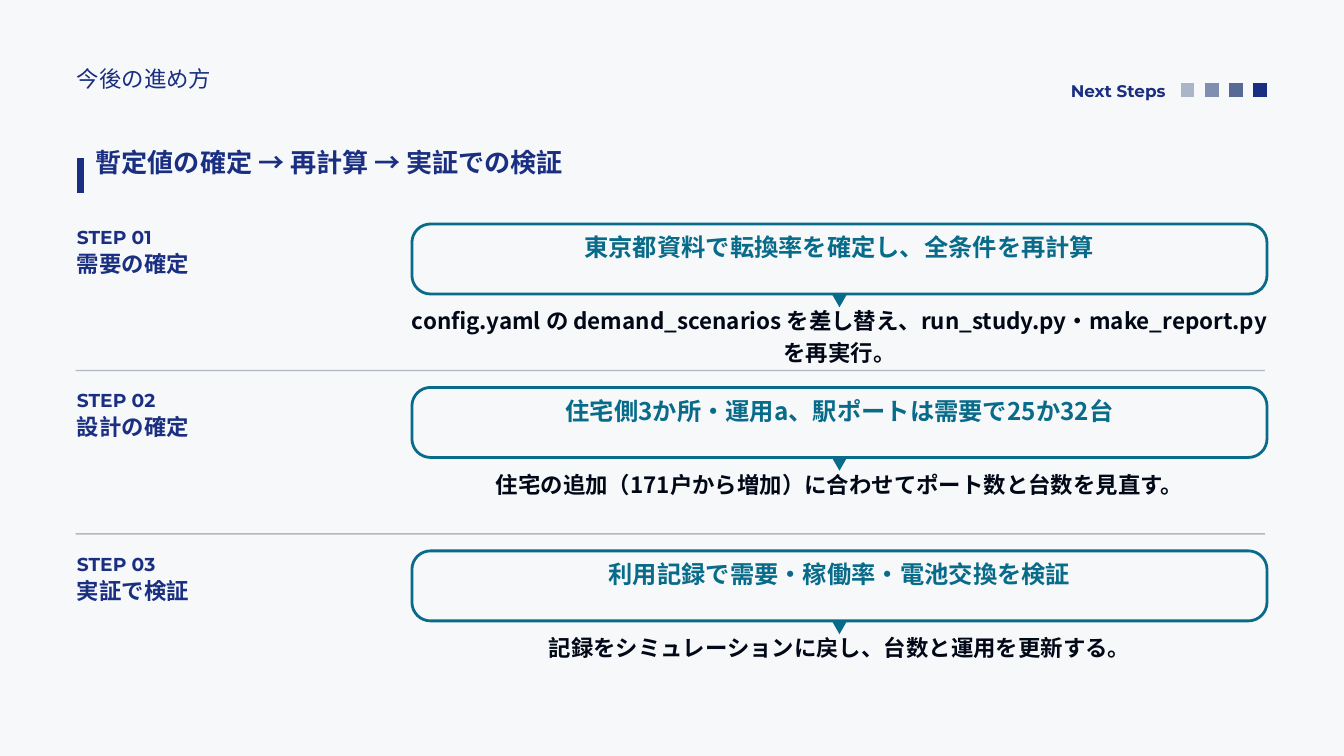
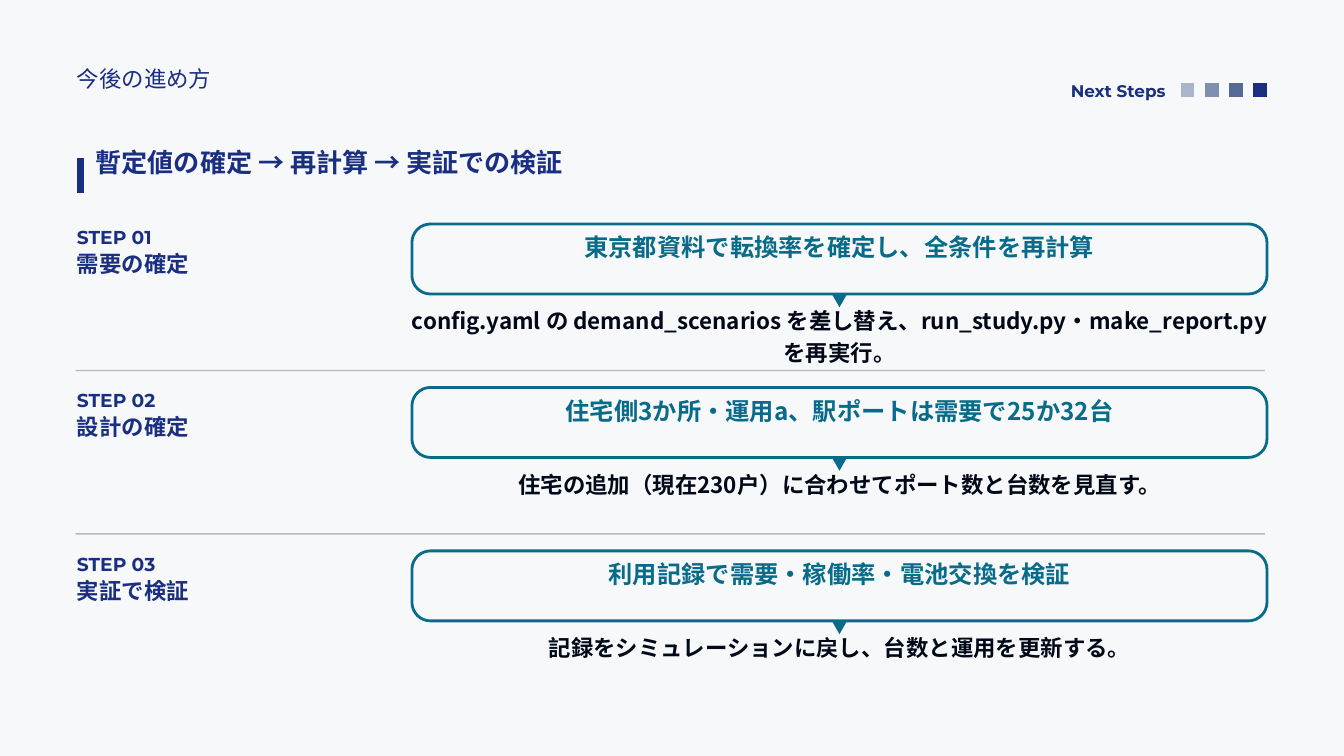
Before and after one commit to saigaeno-cmd/mikuri_sim, a slide deck: slide 18 of data/output/study/報告_モビリティシェア検討.pptx (slide 17 before the commit). Drawn at 1344x756 pixels with LibreOffice and Linux fonts; fonts in the diff are those of the drawing. Boxes give left, top, right and bottom in pixels: in the first picture for what was removed or moved away, otherwise in the second. Text is boxed around its words. In the diff, an @@ line names an element or a change of style, - is before the commit and + after.

```diff
--- a/data/output/study/報告_モビリティシェア検討.pptx
+++ b/data/output/study/報告_モビリティシェア検討.pptx
@@ text at <box>518,470,1160,495</box>: text changed @@
-住宅の追加（171戸から増加）に合わせてポート数と台数を見直す。
+住宅の追加（現在230戸）に合わせてポート数と台数を見直す。
```
Also in this commit, not shown: 22 other slides changed, 1 slide added, 6 other files.
